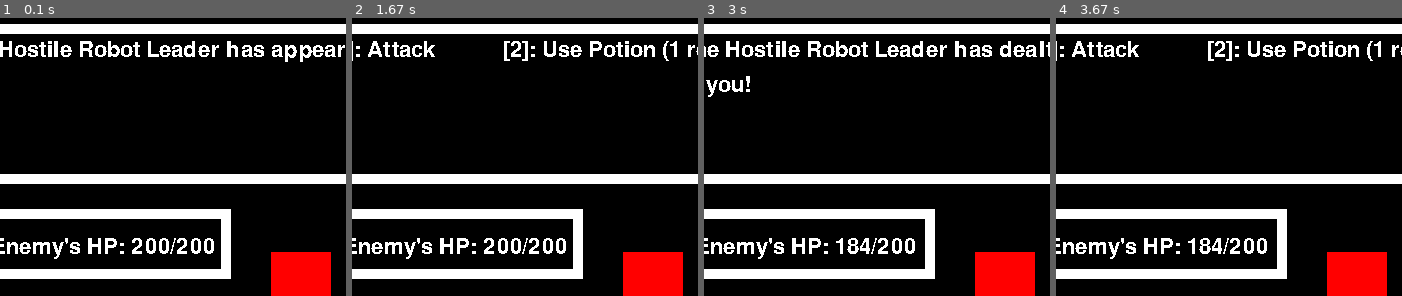
Above: before the commit, frames 1-4 (left to right).
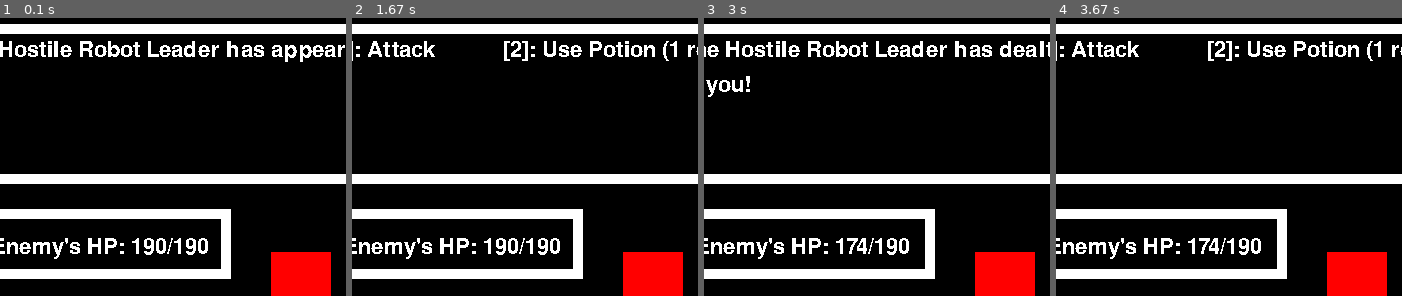
Above: after the commit, the same moments.

Repository: eduardoluis11/final-project-cs50-python
Game: pygame game, started from project.py
The game is run twice, just before and just after one commit, with the same random seed, the same clock (stepped at 60 frames per second) and the same inputs.
Inputs:
- Up to frame 1 (0.1 s): no input
- Up to frame 2 (1.67 s): tap Z at 0.33, 0.73, 1.03, 1.23, 1.53 s; hold 2 0.67-1.13 s
- Up to frame 3 (3 s): tap 1 at 2 s; tap Z at 2.4, 2.7, 2.9 s
- Up to frame 4 (3.67 s): tap Z at 3.2 s
The pictures show only the part of the screen within x 7-57%, y 0-50%; the shares and areas given below are measured in that part.

The runs differ from the first frame. In frame 1, 0.7% of the frame differs, in the area x 38-62%, y 79-86%; in frame 2, 0.7%; in frame 3, 0.5%; in frame 4, 0.5%.

Commit message:
Added Music to Game
The game now has music, and the track used loops infinitely. I also added the copyright information of the track used, both in my project.py file, as well as in a text file that I made in the filder that has the music file.

Diff:
--- /dev/null
+++ b/assets/audio/music_copyright_information.txt
@@ -0,0 +1,9 @@
+Music done by Alberto Salinas, A.K.A "Nemo", A.K.A "Becktor", A.K.A "ADSReal".
+I got his explicit consent to use one of his tracks. DO NOT USE HIS MUSIC WITHOUT
+HIS PERMISSION.
+
+Track used: ADSReal-"Industrial Disaster" Original Instrumental Song:
+https://soundcloud.com/nemoproducer/adsreal-industrial-disaster?si=4c93760c83084411b80e6e6fc102c211&utm_source=clipboard&utm_medium=text&utm_campaign=social_sharing
+
+Link to Alberto Salinas' Soundcloud profile, which is were I got the track that
+I used: https://soundcloud.com/nemoproducer?ref=clipboard&p=a&c=1&si=216b578bd1c1487694ed1d13f270b191&utm_source=clipboard&utm_medium=text&utm_campaign=social_sharing
--- a/project.py
+++ b/project.py
@@ -1,6 +1,8 @@
+# Final Project: Gold Standard - A video game made in Python
+
 # Author: Eduardo Salinas
 
-""" Final Project: Gold Standard - A video game made in Python
+""" ## Final Project: Gold Standard - A video game made in Python
 
 I will make “Gold Standard” (WORKING TITLE, it may be subject to change): a game inspired by Mother 2, which teaches
 about economics.
@@ -231,6 +233,27 @@
 
 To import the "randint" library, I need to import it form the "random" library (source: Clear Code on YouTube at
 https://youtu.be/AY9MnQ4x3zk?si=mfCvPMEh2o7MNjM0).
+
+To add the variable that will store the music that will play during the game, I need to use
+"pygame.mixer.Sound(path to the song)" (source: Clear Code on YouTube at
+https://youtu.be/AY9MnQ4x3zk?si=8LvD8ssCubbE2lgY&t=13575). Then, to play the music and to make it loop forever,
+I need to use ".play(loops = -1)" (source: Clear Code on YouTube at
+https://youtu.be/AY9MnQ4x3zk?si=epfdbPCbvBJeVaE0&t=13645).
+
+===
+Copyright information about the song used:
+
+Music done by Alberto Salinas, A.K.A "Nemo", A.K.A "Becktor", A.K.A "ADSReal".
+I got his explicit consent to use one of his tracks. DO NOT USE HIS MUSIC WITHOUT
+HIS PERMISSION.
+
+Track used: ADSReal-"Industrial Disaster" Original Instrumental Song:
+https://soundcloud.com/nemoproducer/adsreal-industrial-disaster?si=4c93760c83084411b80e6e6fc102c211&utm_source=clipboard&utm_medium=text&utm_campaign=social_sharing
+
+Link to Alberto Salinas' Soundcloud profile, which is were I got the track that
+I used: https://soundcloud.com/nemoproducer?ref=clipboard&p=a&c=1&si=216b578bd1c1487694ed1d13f270b191&utm_source=clipboard&utm_medium=text&utm_campaign=social_sharing
+====
+
 """
 import sys
 
@@ -240,7 +263,7 @@
 
 import random
 
-# I will import "random" and "randomint" so that the characters do random amounts of damage based on their base attack
+# I will import "random" and "randint" so that the characters do random amounts of damage based on their base attack
 from random import randint
 
 # # Class which will store the characters' Health Points and Attack Points as properties
@@ -257,6 +280,9 @@
 # This will add the game's title to the window's tab
 pygame.display.set_caption("Gold Standard")
 
+game_music = pygame.mixer.Sound("assets/audio/industrial-disaster-alberto-salinas.mp3")  # Game's music
+game_music.play(loops=-1)  # This plays the music, and makes it loop indefinitely
+
 """ Class that stores the properties for each character (both the player and the enemy).
 
 Now, I could consider creating the Character class so that I can store the character’s name, HP, and attack points by
@@ -306,7 +332,7 @@
 
 # This creates the enemy's statistics / stats by using the Character class
 # You will need to use potions to beat this enemy
-enemy = Character("Hostile Robot Leader", 200, 20)
+enemy = Character("Hostile Robot Leader", 190, 20)
 # enemy = Character("Hostile Robot Leader", 500, 50)  # High on HP. Hard so that you can lose.
 # enemy = Character("Hostile Robot Leader", 100, 15)  # Low on HP so that you can win easily
 
@@ -730,8 +756,6 @@
                         # If the user presses "2", I'll handle the potion drinking mechanic
                         elif event.key == pygame.K_2 and players_number_of_potions > 0:
 
-
-
                             # This makes the battle menu to disappear so that the battle messages are rendered
                             display_battle_menu = False
 
